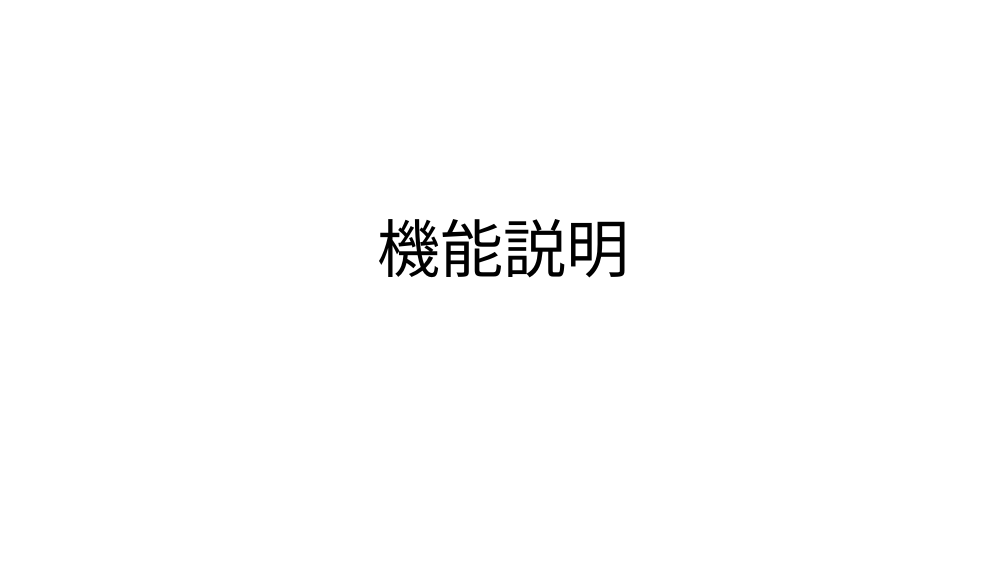
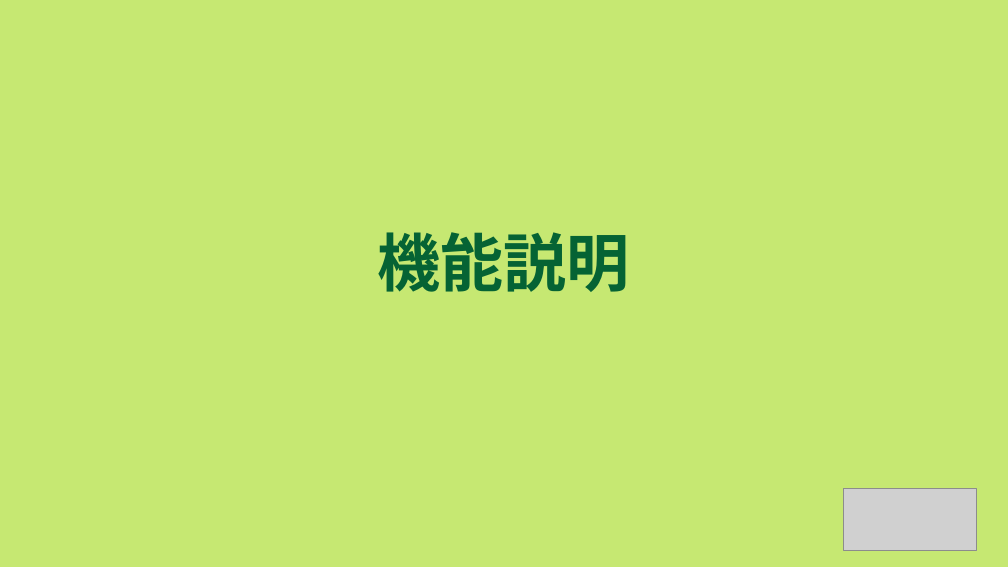
Before and after one commit to dojo2022/B-3, a slide deck: slide 5 of doc/B3炙りえんがわ_成果発表会資料.pptx. Drawn at 1008x567 pixels with LibreOffice and Linux fonts; fonts in the diff are those of the drawing; grey boxes stand for pictures. Boxes give left, top, right and bottom in pixels: in the first picture for what was removed or moved away, otherwise in the second. Text is boxed around its words. In the diff, an @@ line names an element or a change of style, - is before the commit and + after.

```diff
--- a/doc/B3炙りえんがわ_成果発表会資料.pptx
+++ b/doc/B3炙りえんがわ_成果発表会資料.pptx
@@ background #FFFFFF to #C6E872 @@
@@ title "機能説明": place and size @@
-title "機能説明" at box(378, 219, 630, 278)
+title "機能説明" at box(378, 232, 630, 292)
@@ title "機能説明" at box(378, 232, 630, 292): text colour #000000 to #056334, bold on @@
@@ picture added at box(844, 488, 977, 551) @@
```
Also in this commit, not shown: 18 other slides changed.
